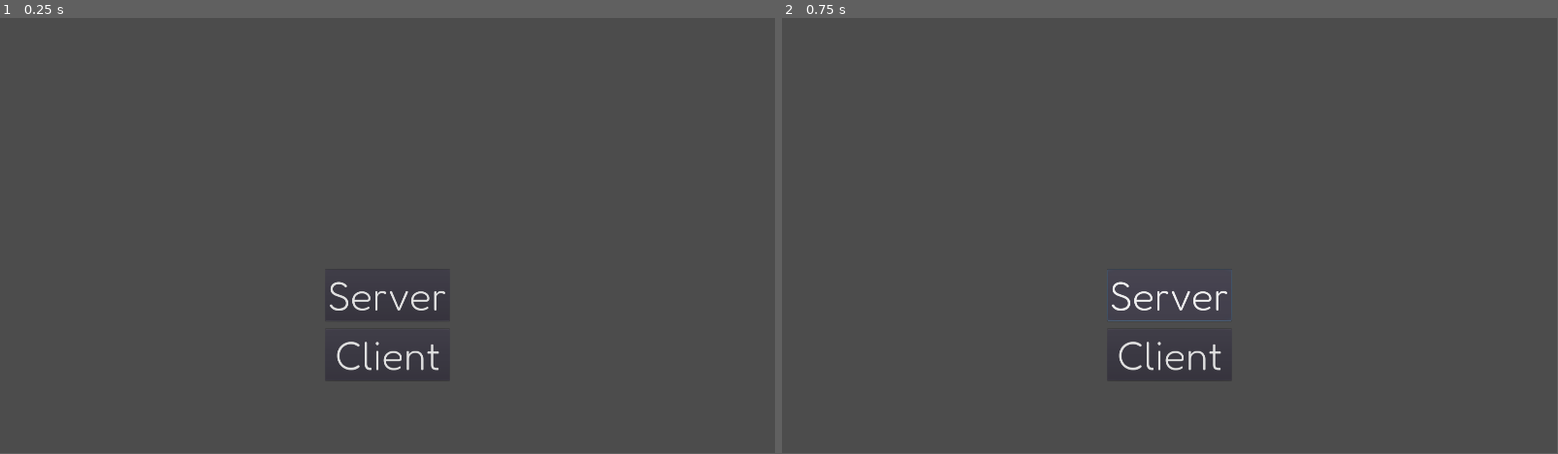
Above: before the commit, frames 1-2 (left to right).
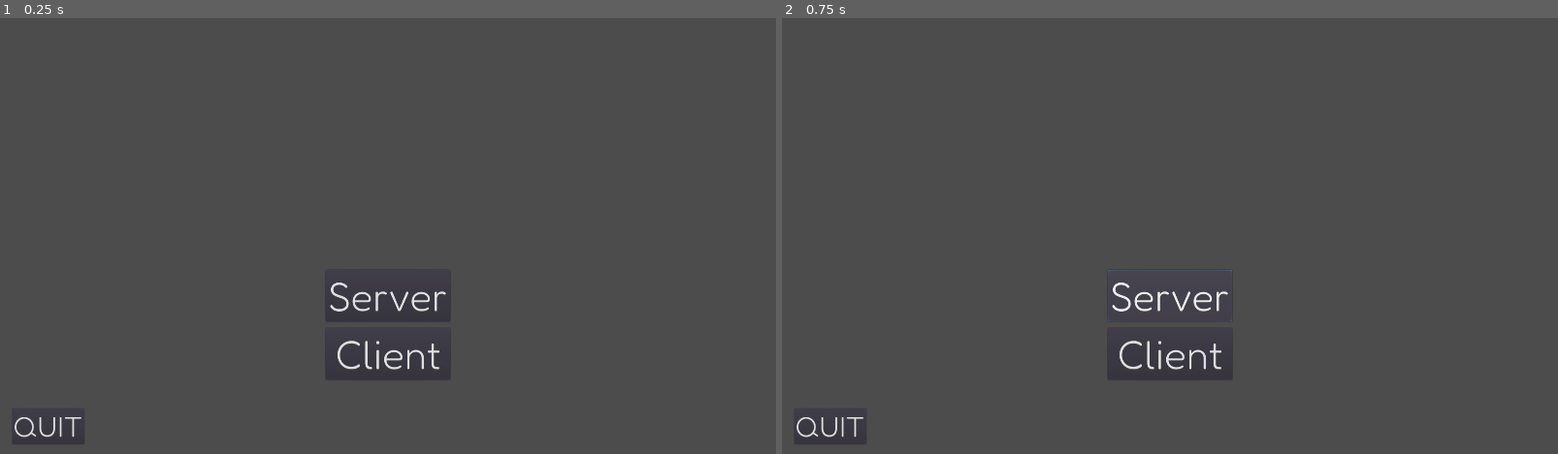
Above: after the commit, the same moments.

Repository: RitleDev/Skive
Game: Godot game, scene res://Assets/Scenes/Main.tscn
The game is run twice, just before and just after one commit, with the same random seed, the same clock (stepped at 60 frames per second) and the same inputs.
Inputs:
- Up to frame 1 (0.25 s): no input
- Up to frame 2 (0.75 s): click "Server" at 0.5 s
In our replay, the window is 799x449 before the commit and 800x450 after it. These sizes can differ from the game's own. Grey fills any space a smaller window leaves; there, only what the larger window draws over its background counts as a difference.

The runs differ from the first frame. In frame 1, 0.5% of the frame differs, in the area x 1-58%, y 60-97%; in frame 2, 0.5%, in the area x 1-58%, y 57-97%.
Error in both runs: Invalid type in function 'listen' in base 'PacketPeerUDP'. Cannot convert argument 2 from Nil to String. (res://Assets/Scripts/ScriptsNetwork.gd:25)

Commit message:
Screen stretch option + quit button + User class.

Diff:
--- a/Assets/Scenes/Main.tscn
+++ b/Assets/Scenes/Main.tscn
@@ -1,20 +1,15 @@
-[gd_scene load_steps=3 format=2]
+[gd_scene load_steps=4 format=2]
 
+[ext_resource path="res://Assets/Scripts/QuitButton.gd" type="Script" id=1]
 [ext_resource path="res://Assets/Scripts/ScriptsNetwork.gd" type="Script" id=3]
 [ext_resource path="res://Assets/basic.tres" type="DynamicFont" id=5]
 
 [node name="Main" type="Node2D"]
-position = Vector2( 960, 540 )
 
 [node name="NetworkSetup" type="Control" parent="."]
-anchor_left = 0.5
-anchor_top = 0.5
-anchor_right = 0.5
-anchor_bottom = 0.5
-margin_left = -960.0
-margin_top = -540.0
-margin_right = 960.0
-margin_bottom = 540.0
+margin_right = 1920.0
+margin_bottom = 1080.0
+rect_pivot_offset = Vector2( 960, 540 )
 script = ExtResource( 3 )
 
 [node name="ServerButton" type="Button" parent="NetworkSetup"]
@@ -36,12 +31,26 @@
 anchor_right = 0.5
 anchor_bottom = 0.5
 margin_left = -154.0
-margin_top = 232.0
+margin_top = 228.0
 margin_right = 154.0
-margin_bottom = 360.0
+margin_bottom = 356.0
 rect_pivot_offset = Vector2( 154, 64 )
 custom_fonts/font = ExtResource( 5 )
 text = "Client"
 
+[node name="Button" type="Button" parent="NetworkSetup"]
+margin_left = 30.0001
+margin_top = 966.0
+margin_right = 285.0
+margin_bottom = 1094.0
+rect_scale = Vector2( 0.7, 0.7 )
+custom_fonts/font = ExtResource( 5 )
+text = "QUIT"
+script = ExtResource( 1 )
+
+[node name="Camera2D" type="Camera2D" parent="."]
+position = Vector2( 960, 540 )
+current = true
+
 [connection signal="pressed" from="NetworkSetup/ServerButton" to="NetworkSetup" method="_on_ServerButton_pressed"]
 [connection signal="pressed" from="NetworkSetup/ClientButton" to="NetworkSetup" method="_on_ClientButton_pressed"]
--- /dev/null
+++ b/Assets/Scripts/QuitButton.gd
@@ -0,0 +1,8 @@
+extends Button
+
+
+func _ready():
+	pass
+
+func _pressed():
+	get_tree().quit()
--- a/Assets/Scripts/ScriptsNetwork.gd
+++ b/Assets/Scripts/ScriptsNetwork.gd
@@ -22,10 +22,13 @@
 # Responsible for hosting a server and managing connections
 func server():
 	print('Initializing server...')
-	socketUDP.listen(SERVER_PORT, host_ip)
+	var status = socketUDP.listen(SERVER_PORT, host_ip)
+	if status == 0:
+		print('Server listen OK')
 	while true:
 		if socketUDP.get_available_packet_count() > 0:
 			var array_bytes = socketUDP.get_packet()
+			print(array_bytes)
 			var ip = socketUDP.get_packet_ip()
 			var port = socketUDP.get_packet_port()
 			print('From: <', ip, ', ', String(port), '>')
@@ -68,17 +71,15 @@
 
 # Starts a server on button click
 func _on_ServerButton_pressed():
-	print('Starting server...')
 	thread = Thread.new()
 	thread.start(self, 'server')
 
 func _on_ClientButton_pressed():
-	print('Starting client...')
 	thread = Thread.new()
 	thread.start(self, 'client')
 
 # Converts an array of ints into a string. (using ASCII)
-func byte_array_to_string(array) -> String:
+static func byte_array_to_string(array) -> String:
 	var result: String = ''
 	for item in array:
 		result += char(item)
@@ -97,3 +98,30 @@
 		if (address.split('.').size() == 4) and address.split('.')[0] != '127':
 			ip=address
 	return ip
+
+
+class User:
+	func _init(name: String, position: Vector2, ip: String, port: int,
+	socketUDP: PacketPeerUDP):
+		self.name = name
+		self.position = position
+		self.ip = ip
+		self.port = port
+		self.socketUDP = socketUDP
+
+	# Data can be either String or TYPE_RAW_ARRAY(PoolByteArray)
+	# See Docs: https://bit.ly/36c5nZ8 (For all types)
+	func send_packet(data):
+		if typeof(data) == 20:  # TYPE_RAW_ARRAY (PoolByteArray)
+			self.socketUDP.set_dest_address(self.ip, self.port)
+			self.socketUDP.put_packet(data)
+		elif typeof(data) == 4:  # String
+			self.socketUDP.set_dest_address(self.ip, self.port)
+			self.socketUDP.put_packet(string_to_byte_array(data))
+
+	# Opposite of byte_array_to_string
+	static func string_to_byte_array(string: String):
+		var array = []
+		for letter in string:
+			array.append(ord(letter))
+		return array
--- a/project.godot
+++ b/project.godot
@@ -12,6 +12,8 @@
 
 config/name="Skive"
 run/main_scene="res://Assets/Scenes/Main.tscn"
+boot_splash/image="res://Assets/Empty.png"
+boot_splash/bg_color=Color( 0.301961, 0.301961, 0.301961, 1 )
 config/icon="res://icon.png"
 
 [display]
@@ -19,6 +21,9 @@
 window/size/width=1920
 window/size/height=1080
 window/size/resizable=false
+window/size/fullscreen=true
+window/stretch/mode="viewport"
+window/stretch/aspect="keep"
 
 [input]
 
@@ -54,4 +59,5 @@
 
 [rendering]
 
+environment/default_clear_color=Color( 0.301961, 0.301961, 0.301961, 1 )
 environment/default_environment="res://default_env.tres"
Not shown, added: Assets/Empty.png.import
